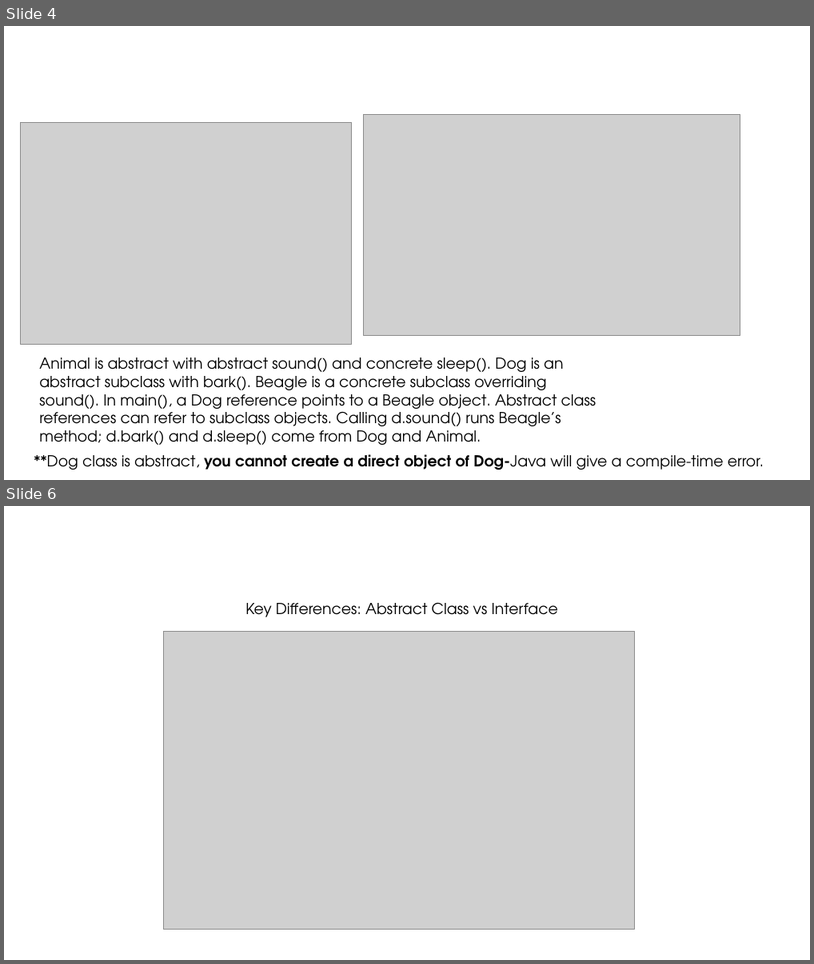
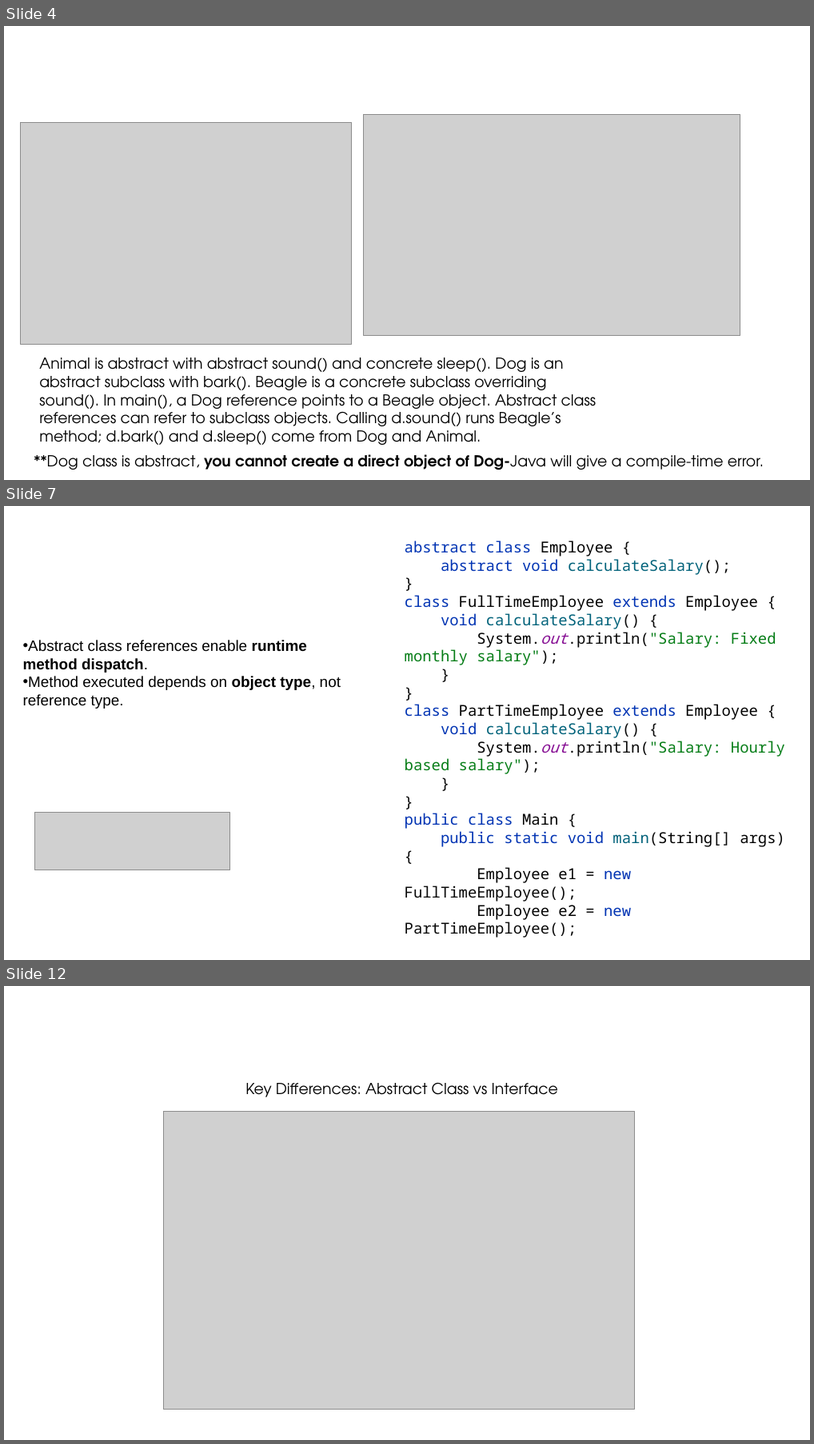
Before and after one commit to ashrafulparan2/Resources, a slide deck: CSE281/Lecture 10.pptx. Shown one above the other, each under a label of ours: slides 4 and 6 before the commit, slides 4, 7 and 12 after it; the slides between them are not shown. The pictures are 814x964 and 814x1444 pixels, drawn with LibreOffice and Linux fonts; fonts in the diff are those of the drawing; grey boxes stand for pictures; background and template pictures are left out. Boxes give left, top, right and bottom in pixels: in the first picture for what was removed or moved away, otherwise in the second. Text is boxed around its words. In the diff, an @@ line names an element or a change of style, - is before the commit and + after.

```diff
--- a/CSE281/Lecture 10.pptx
+++ b/CSE281/Lecture 10.pptx
@@ slide 7 added at bbox=[4, 506, 810, 960], background #FFFFFF @@
@@ text added at bbox=[405, 540, 786, 937], 18 pt, text #080808 @@
+abstract class Employee {
+abstract void calculateSalary();
+}
+class FullTimeEmployee extends Employee {
+void calculateSalary() {
+System.out.println("Salary: Fixed monthly salary");
+}
+}
+class PartTimeEmployee extends Employee {
+void calculateSalary() {
+System.out.println("Salary: Hourly based salary");
+}
+}
+public class Main {
+public static void main(String[] args) {
+Employee e1 = new FullTimeEmployee();
+Employee e2 = new PartTimeEmployee();
+e1.calculateSalary();
+e2.calculateSalary();
+}
+}
@@ text added at bbox=[23, 640, 341, 708], 18 pt, text #000000 @@
+• Abstract class references enable runtime method dispatch.
+• Method executed depends on object type, not reference type.
@@ picture added at bbox=[35, 812, 230, 869] @@
@@ what was slide 6 is now slide 12 @@
```
Also in this commit, not shown: 1 slide changed, 5 other slides added, 12 other files.
